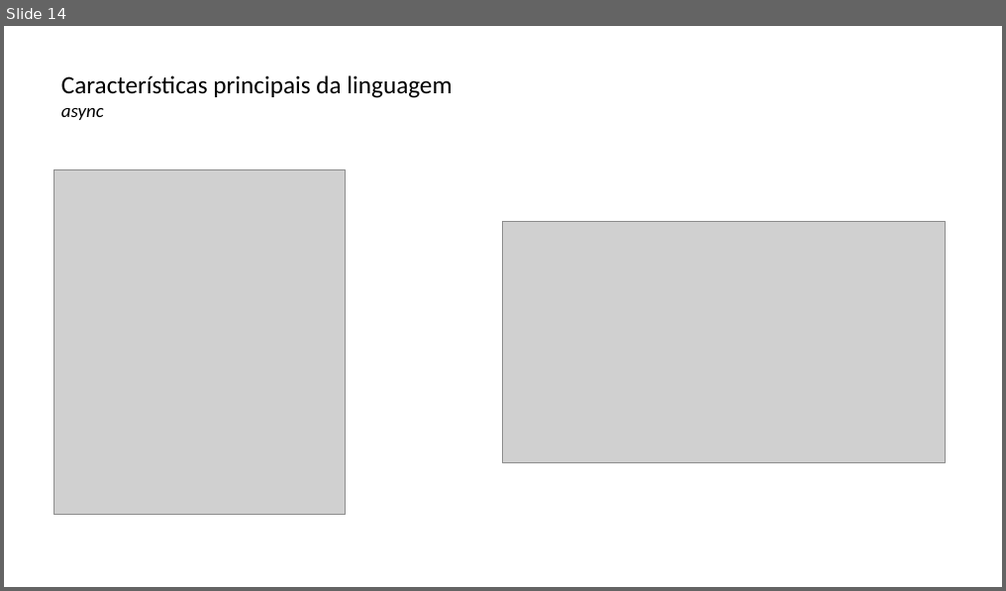
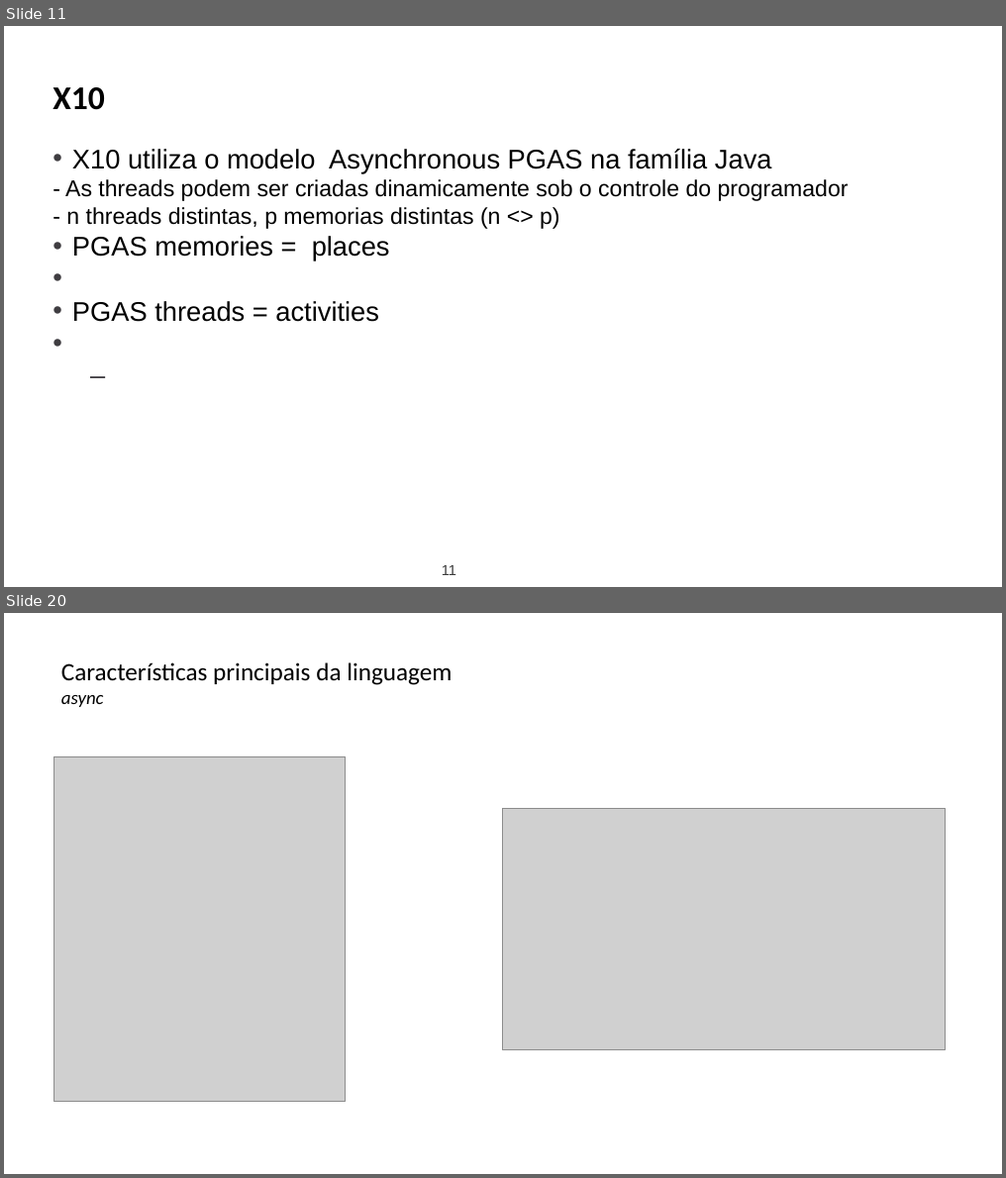
Before and after one commit to lquatrin/inf2591, a slide deck: x10.pptx. Shown one above the other, each under a label of ours: slide 14 before the commit, slides 11 and 20 after it; the slides between them are not shown. The pictures are 1006x591 and 1006x1178 pixels, drawn with LibreOffice and Linux fonts; fonts in the diff are those of the drawing; grey boxes stand for pictures. Boxes give left, top, right and bottom in pixels: in the first picture for what was removed or moved away, otherwise in the second. Text is boxed around its words. In the diff, an @@ line names an element or a change of style, - is before the commit and + after.

```diff
--- a/x10.pptx
+++ b/x10.pptx
@@ slide 11 added at (x1=4, y1=26, x2=1002, y2=587), background #FFFFFF @@
@@ text added at (x1=53, y1=87, x2=105, y2=110), 32 pt, text #000000, bold @@
+X10
@@ text added at (x1=65, y1=149, x2=848, y2=322), 22 pt, text #000000 @@
+• X10 utiliza o modelo Asynchronous PGAS na família Java
+- As threads podem ser criadas dinamicamente sob o controle do programador
+- n threads distintas, p memorias distintas (n <> p)
+• PGAS memories = places
+• PGAS threads = activities
@@ page number added at (x1=442, y1=566, x2=456, y2=575), 14 pt, text #3A3A3A @@
+11
@@ what was slide 14 is now slide 20 @@
```
Also in this commit, not shown: 21 slides changed, 6 other slides added, 1 slide removed.
